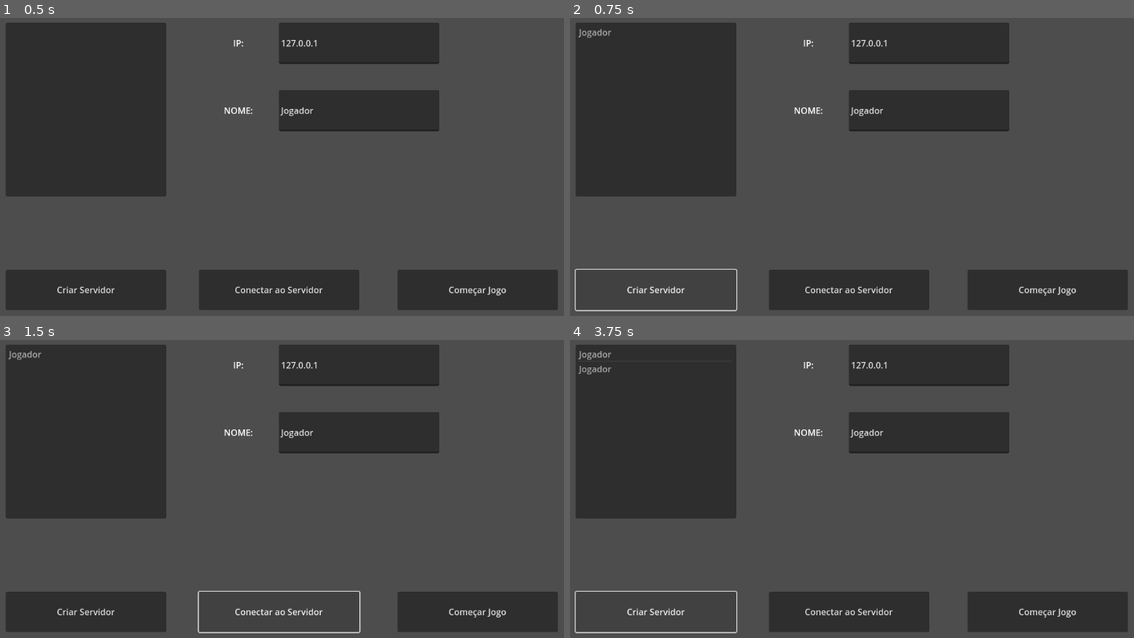
Above: before the commit, frames 1-4 (two rows, left to right).
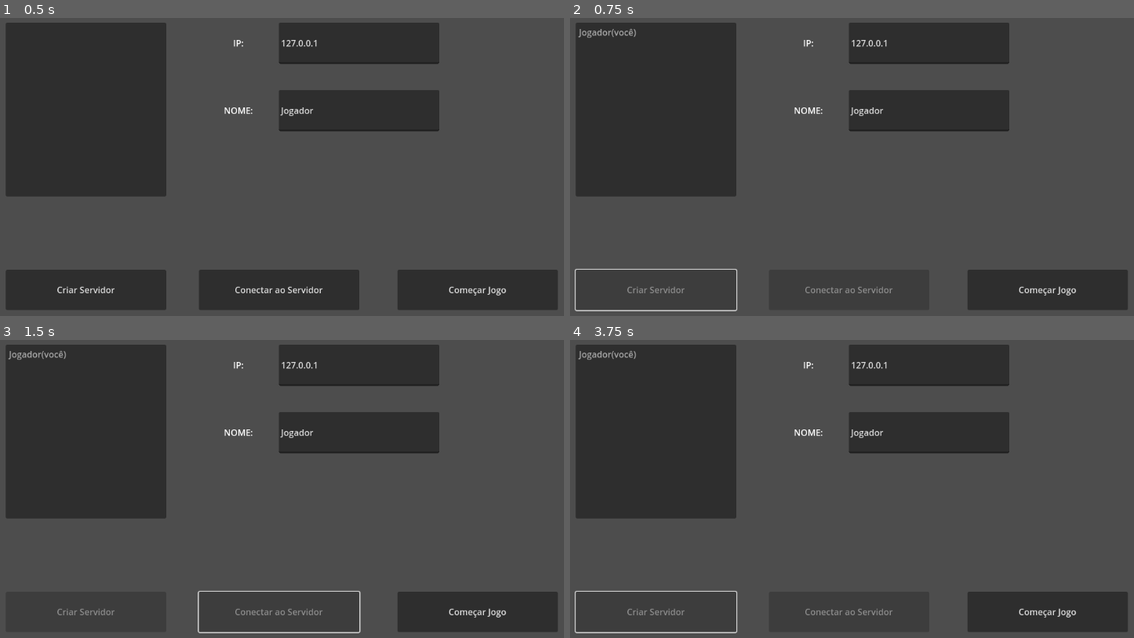
Above: after the commit, the same moments.

Repository: rafaelrodrigosilveira/Sitema-Multiplayer-Godot-4
Game: Godot game, scene res://lan.tscn
Same seed, same stepped clock (60 frames per second), same inputs: the game is played once before the commit and once after it.
Inputs (mouse positions are in pixels of both pictures, inside the frame that each line leads up to):
- Up to frame 1 (0.5 s): no input
- Up to frame 2 (0.75 s): click "Criar Servidor" at 0.5 s
- Up to frame 3 (1.5 s): click (276, 611) at 1.25 s, where only the run before the commit has a clickable "Conectar ao Servidor"
- Up to frame 4 (3.75 s): click "Começar Jogo" at 2 s; click "Começar Jogo" at 2.75 s; click (654, 611) at 3.5 s, where only the run before the commit has a clickable "Criar Servidor"

Frame 1 is identical in both runs. In frame 2, 0.3% of the frame differs, in the area x 7-58%, y 3-93%; in frame 3, 0.3%; in frame 4, 0.3%, in the area x 1-58%, y 3-93%.

Commit message:
v0.6
finalizado algumas funções e bloqueado botão apos ser pressionado.

Diff:
--- a/lan.gd
+++ b/lan.gd
@@ -10,6 +10,8 @@
 func _on_criar_pressed():
 	Network.atualizar_nome($NomeEdit.text)
 	Network.criar_servidor()
+	$Criar.disabled = true # desabilita botão
+	$Conectar.disabled = true # desabilita botão
 	pass
 
 
@@ -17,12 +19,16 @@
 	Network.atualizar_ip($IPEdit.text)
 	Network.atualizar_nome($NomeEdit.text)
 	Network.entrar_servidor()
+	$Criar.disabled = true # desabilita botão
+	$Conectar.disabled = true # desabilita botão
 	pass
 
 func lista_alterada():
 	var lista = Network.retornar_lista()
 	$ListaJogadores.clear()
 	for i in range(lista.size()):
-		$ListaJogadores.add_item(lista[i][1])
-		pass
+		if lista[i][0] == Network.id:
+			$ListaJogadores.add_item(lista[i][1] + str("(você)"))
+		else:
+			$ListaJogadores.add_item(lista[i][1])
 	pass
--- a/network.gd
+++ b/network.gd
@@ -29,9 +29,12 @@
 	pass
 
 func falha_na_conexao():
+	par = null
+	multiplayer.set_multiplayer_peer(null)
 	pass
 
 func queda_do_servidor():
+	get_tree().quit()
 	pass
 
 # REGISTRAR JOGADOR
